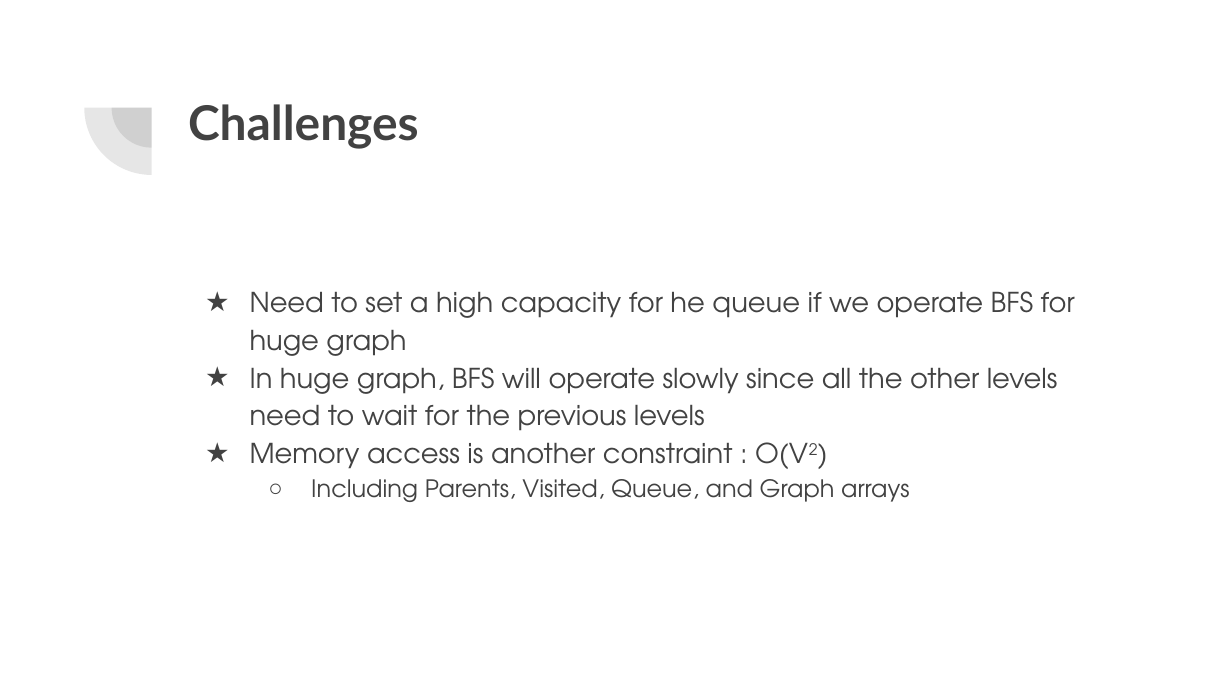
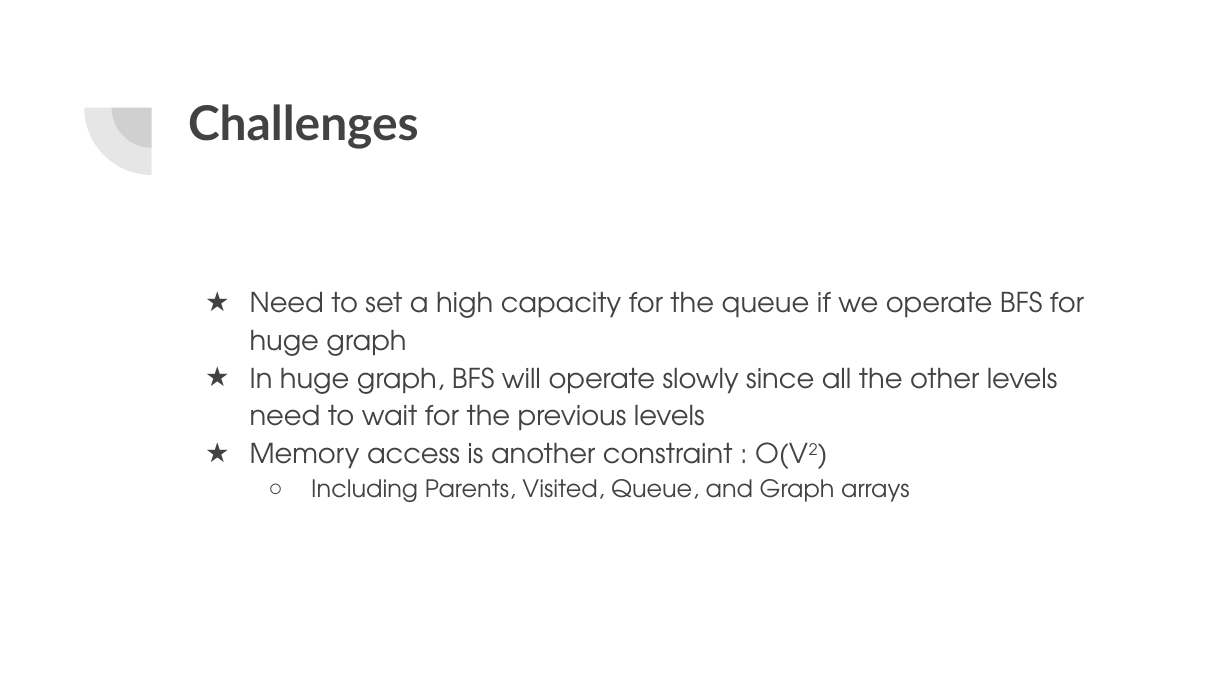
Before and after one commit to Chen-Yu-Chang/Graph_Traversal_Breadth_First_Search, a slide deck: slide 11 of Breadth First Search.pptx. Drawn at 1232x693 pixels with LibreOffice and Linux fonts; fonts in the diff are those of the drawing. Boxes give left, top, right and bottom in pixels: in the first picture for what was removed or moved away, otherwise in the second. Text is boxed around its words. In the diff, an @@ line names an element or a change of style, - is before the commit and + after.

```diff
--- a/Breadth First Search.pptx
+++ b/Breadth First Search.pptx
@@ text at [250,291,1084,356]: text changed @@
-★ Need to set a high capacity for he queue if we operate BFS for huge graph
+★ Need to set a high capacity for the queue if we operate BFS for huge graph
```
Also in this commit, not shown: 1 other slide changed, 2 other files.
